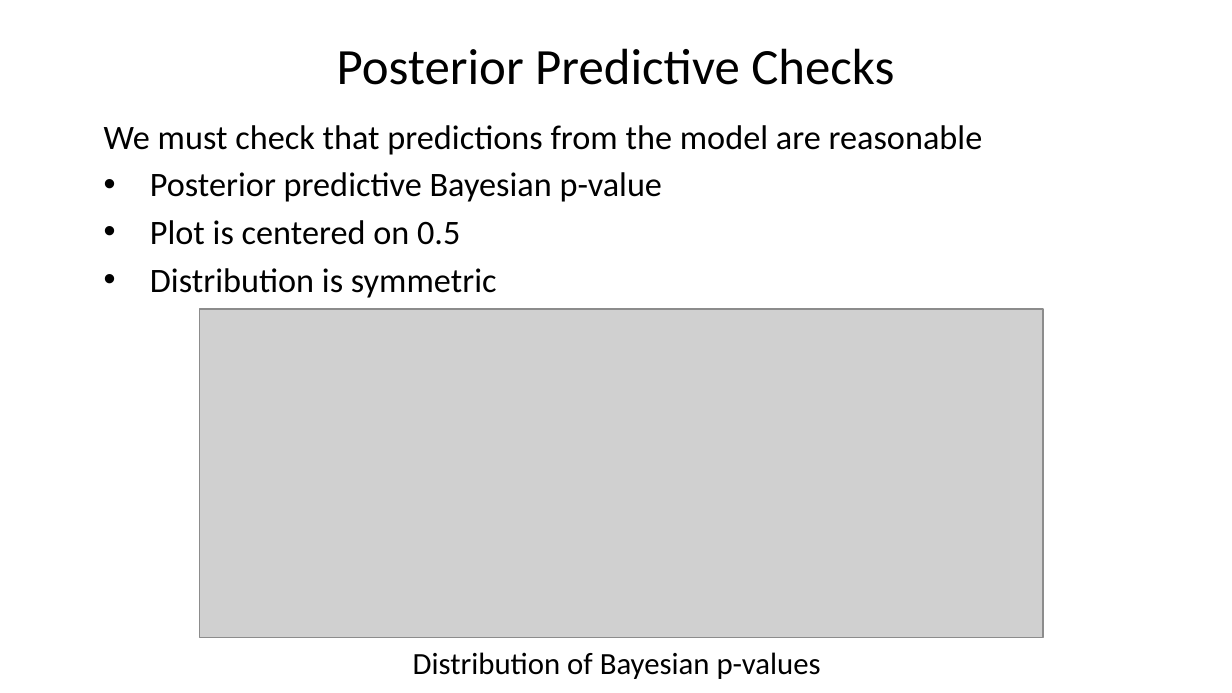
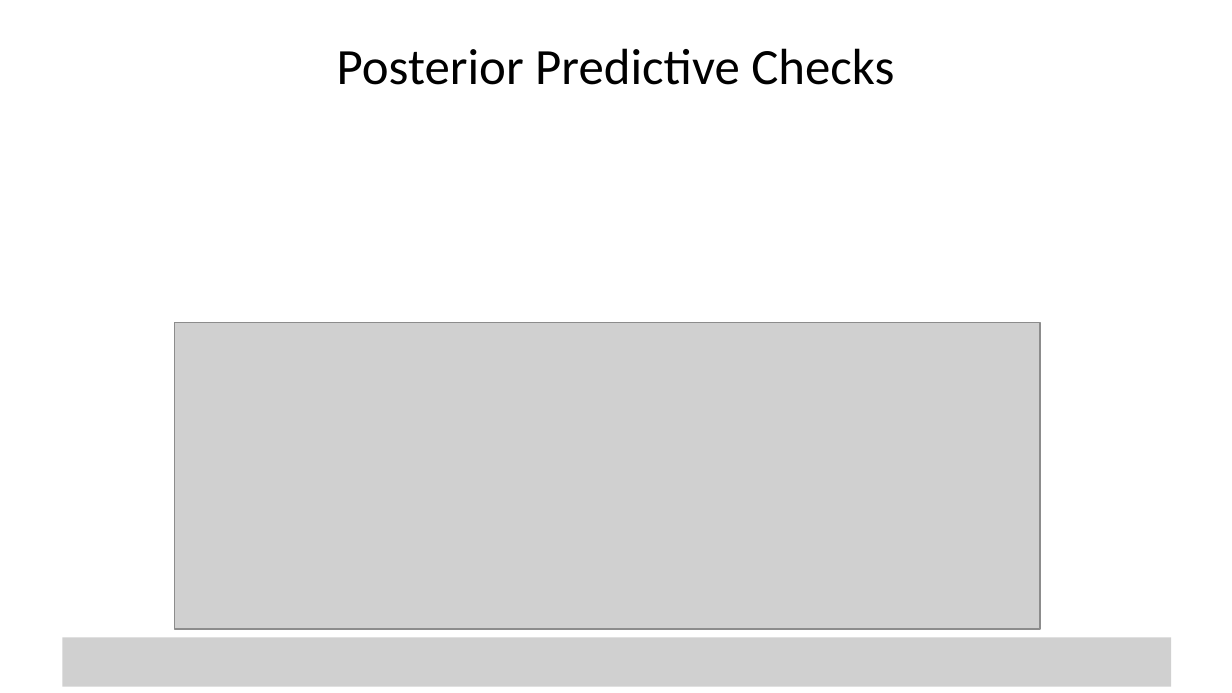
Before and after one commit to StephenElston/CSCI-E-83, a slide deck: slide 74 of LectureSlides/13_BayesModels_MCMC.pptx (slide 72 before the commit). Drawn at 1232x693 pixels with LibreOffice and Linux fonts; fonts in the diff are those of the drawing; grey boxes stand for pictures. Boxes give left, top, right and bottom in pixels: in the first picture for what was removed or moved away, otherwise in the second. Text is boxed around its words. In the diff, an @@ line names an element or a change of style, - is before the commit and + after.

```diff
--- a/LectureSlides/13_BayesModels_MCMC.pptx
+++ b/LectureSlides/13_BayesModels_MCMC.pptx
@@ text removed at [104, 125, 983, 298] @@
-We must check that predictions from the model are reasonable
-• Posterior predictive Bayesian p-value
-• Plot is centered on 0.5
-• Distribution is symmetric
@@ picture: place and size @@
-picture at [200, 309, 1044, 638]
+picture at [175, 323, 1040, 630]
@@ picture added at [63, 637, 1172, 686] @@
@@ text removed at [413, 652, 821, 679] @@
-Distribution of Bayesian p-values
```
Also in this commit, not shown: 4 other slides changed, 4 slides added.
